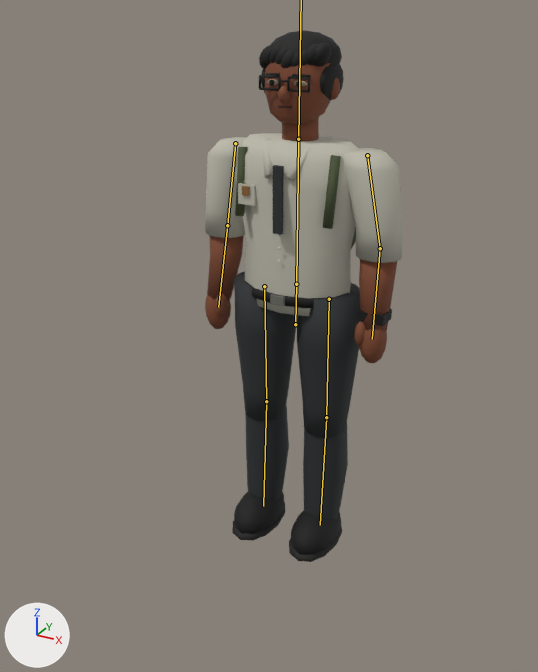
Two versions of the glTF model assets/models/characters/reski_character.glb, one commit apart.
Both versions are drawn from a camera (50 mm lens) standing at (1.001, -2.002, 1.76) and looking at (0.008, -0.196, 0.857). Every picture has the same lights, and +X, +Y and +Z are marked at lower left. The picture after the commit comes second. The bones that bend it are drawn over the model as lines.

In view in the first picture: 'Seragam_dan_tubuh'.
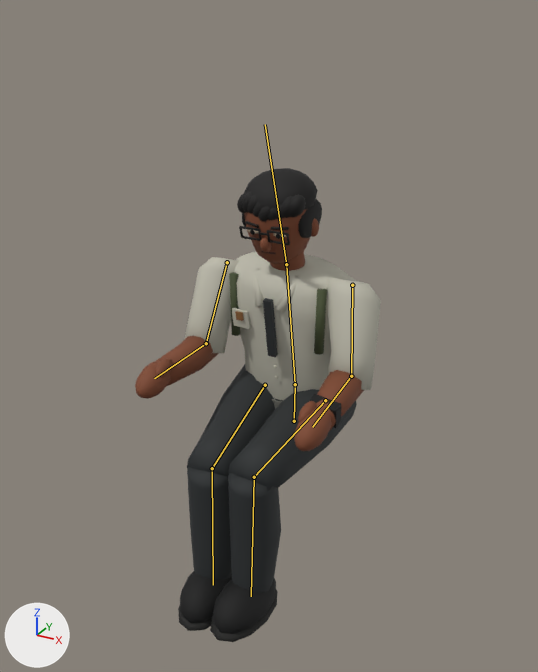
The newer file adds an action. The first version stands in its rest pose; the second is drawn at frame 26 of the action 'Sit'.

Location of each change, (x1, y1, x2, y2) in pixels of the pictures (538 x 672 px):
'Seragam_dan_tubuh', posed (25% wider, 11% shorter): before (205, 30, 402, 562); after (135, 168, 381, 642)
bone 'Root', root to tip: before (295, 324) to (296, 284); after (294, 421) to (295, 384)
bone 'Chest', root to tip: before (296, 284) to (298, 139); after (295, 384) to (286, 264)
bone 'ArmL', root to tip: before (367, 155) to (380, 248); after (352, 285) to (351, 376)
bone 'ForearmL', root to tip: before (380, 248) to (372, 339); after (351, 376) to (312, 427)
bone 'ArmR', root to tip: before (235, 143) to (227, 225); after (227, 262) to (206, 343)
bone 'ForearmR', root to tip: before (227, 225) to (218, 307); after (206, 343) to (154, 378)
bone 'ThighL', root to tip: before (329, 299) to (326, 417); after (325, 400) to (254, 477)
bone 'CalfL', root to tip: before (326, 417) to (320, 525); after (254, 477) to (251, 596)
bone 'ThighR', root to tip: before (264, 286) to (266, 401); after (265, 385) to (212, 468)
bone 'CalfR', root to tip: before (266, 401) to (263, 506); after (212, 468) to (213, 585)

What the commit changed:
Bone 'Root' (bone_root) moves from (0.0, 0.0, 0.0) to (0.0, -0.36, 0.0).
Bone 'Chest' (bone_chest) turns from (0, 0, 0) to (9, 0, 0) degrees about its own x, y and z.
Bone 'Head' (bone_head) turns from (0, 0, 0) to (8, 0, 0) degrees about its own x, y and z.
Bone 'ArmL' (bone_arml) turns from (0, 0, 0) to (-26, -5, 0) degrees about its own x, y and z.
Bone 'ForearmL' (bone_forearml) turns from (0, 0, 0) to (-55, -4, 3) degrees about its own x, y and z.
Bone 'ArmR' (bone_armr) turns from (0, 0, 0) to (-31, 6, 0) degrees about its own x, y and z.
Bone 'ForearmR' (bone_forearmr) turns from (0, 0, 0) to (-56, 4, -4) degrees about its own x, y and z.
Bone 'ThighL' (bone_thighl) turns from (0, 0, 0) to (-84, 4, 0) degrees about its own x, y and z.
Bone 'CalfL' (bone_calfl) turns from (0, 0, 0) to (84, 0, 0) degrees about its own x, y and z.
Bone 'ThighR' (bone_thighr) turns from (0, 0, 0) to (-81, -7, 0) degrees about its own x, y and z.
Bone 'CalfR' (bone_calfr) turns from (0, 0, 0) to (81, 0, 0) degrees about its own x, y and z.
